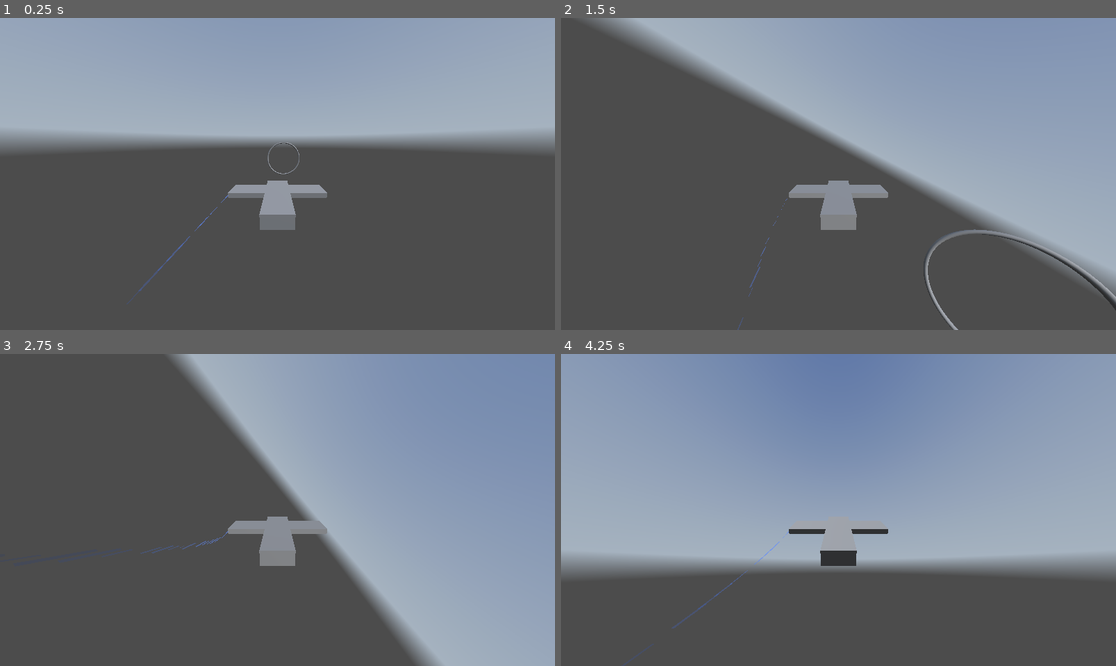
Above: before the commit, frames 1-4 (two rows, left to right).
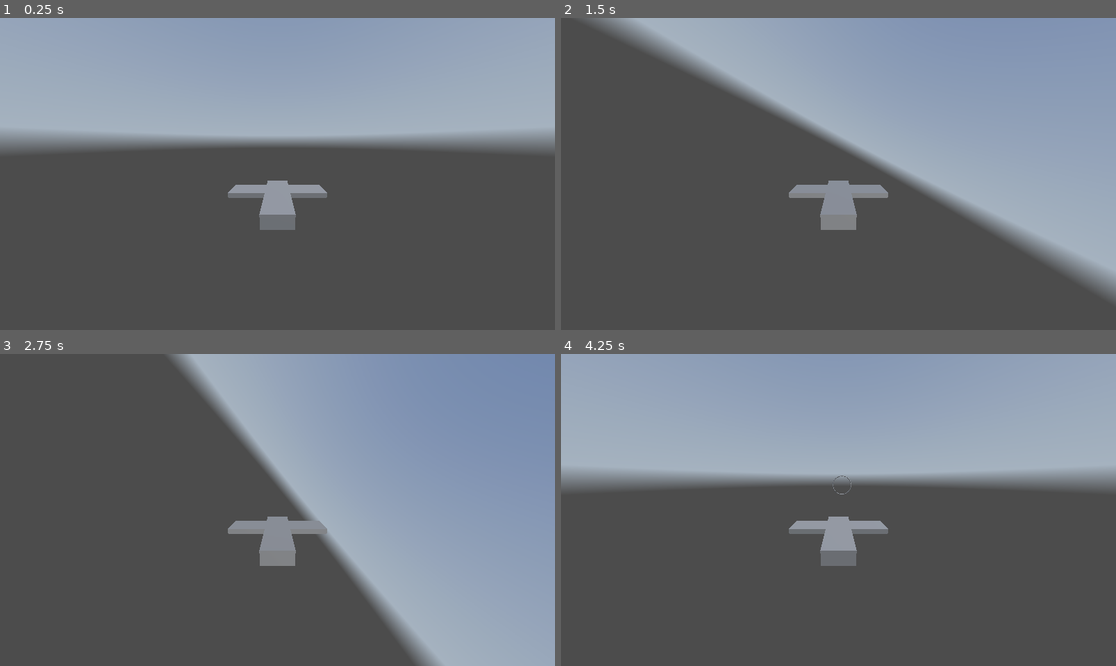
Above: after the commit, the same moments.

Repository: Smijj/GameJam-LocalMultiplayer
Game: Godot game, scene res://Scenes/Main.tscn
The game is run twice, just before and just after one commit, with the same random seed, the same clock (stepped at 60 frames per second) and the same inputs. A sky picture missing from this copy of the repository is replaced by a grey-blue gradient.
Inputs:
- Up to frame 1 (0.25 s): no input
- Up to frame 2 (1.5 s): hold W (p1_rudder_up) 0.53-1.28 s; hold Down (p2_rudder_down) 0.53-1.28 s; hold S (p1_rudder_down) from 1.28 s (still down); tap Up (p2_rudder_up) at 1.35 s
- Up to frame 3 (2.75 s): release S (p1_rudder_down) at 2.03 s; hold W (p1_rudder_up) from 2.03 s (still down); hold Down (p2_rudder_down) from 2.03 s (still down)
- Up to frame 4 (4.25 s): release Down (p2_rudder_down) at 2.78 s; tap Up (p2_rudder_up) at 2.85 s; tap Enter at 3.5 s; release W (p1_rudder_up) at 3.53 s; hold S (p1_rudder_down) from 3.53 s (still down); hold Down (p2_rudder_down) from 3.53 s (still down); tap P (ResetGame, bound only after the commit) at 4.15 s

The runs differ from the first frame. In frame 1, 0.1% of the frame differs, in the area x 22-54%, y 39-92%; in frame 2, 0.7%; in frame 3, less than 0.1%; in frame 4, 45%, in the area x 0-100%, y 0-88%.

Commit message:
+ Setup basic game loop + Found a cool trail addon and set that up

Diff:
--- /dev/null
+++ b/Gd.gameJam-localMultiplayer/Creative Assets/Materials/Mat_Trail2.tres
@@ -0,0 +1,7 @@
+[gd_resource type="StandardMaterial3D" format=3 uid="uid://baysit3xq4xpy"]
+
+[resource]
+transparency = 1
+cull_mode = 2
+shading_mode = 0
+vertex_color_use_as_albedo = true
--- /dev/null
+++ b/Gd.gameJam-localMultiplayer/Creative Assets/Materials/Mat_TrailEmitter.tres
@@ -0,0 +1,9 @@
+[gd_resource type="StandardMaterial3D" load_steps=2 format=3 uid="uid://dalimrei6uw8j"]
+
+[ext_resource type="Texture2D" uid="uid://cw4dovl1bspl7" path="res://addons/trailmesh/example/albedo.png" id="1_igpmp"]
+
+[resource]
+transparency = 1
+shading_mode = 0
+vertex_color_use_as_albedo = true
+albedo_texture = ExtResource("1_igpmp")
--- /dev/null
+++ b/Gd.gameJam-localMultiplayer/Prefabs/ParticleTrail.tscn
@@ -0,0 +1,30 @@
+[gd_scene load_steps=4 format=3 uid="uid://jwg0u7urck8e"]
+
+[ext_resource type="Material" uid="uid://dtv1vf6dfky1b" path="res://Creative Assets/Materials/Mat_Trail.tres" id="1_dqtx7"]
+
+[sub_resource type="QuadMesh" id="QuadMesh_ry242"]
+material = ExtResource("1_dqtx7")
+size = Vector2(0.02, 0.2)
+orientation = 1
+
+[sub_resource type="Gradient" id="Gradient_2vf2a"]
+offsets = PackedFloat32Array(0.231481, 1)
+colors = PackedColorArray(0.541176, 0.682353, 1, 0.533333, 0, 0, 0, 0)
+
+[node name="Particle_Trail" type="CPUParticles3D"]
+transform = Transform3D(1, 0, 0, 0, 1, 0, 0, 0, 1, -1.44075, 0, -0.185302)
+amount = 25
+lifetime = 0.5
+randomness = 0.08
+lifetime_randomness = 0.09
+local_coords = true
+mesh = SubResource("QuadMesh_ry242")
+direction = Vector3(0, 0, 1)
+spread = 1.0
+gravity = Vector3(0, 0, 0)
+initial_velocity_min = 5.0
+initial_velocity_max = 5.0
+scale_amount_min = 0.5
+scale_amount_max = 1.5
+color = Color(0.71043, 0.801597, 0.990616, 1)
+color_ramp = SubResource("Gradient_2vf2a")
--- a/Gd.gameJam-localMultiplayer/Scenes/Main.tscn
+++ b/Gd.gameJam-localMultiplayer/Scenes/Main.tscn
@@ -2,8 +2,8 @@
 
 [ext_resource type="Texture2D" uid="uid://beguu1e6gq37f" path="res://Creative Assets/Textures/AllSky_Space_AnotherPlanet Equirect.png" id="1_cx6ym"]
 [ext_resource type="Script" path="res://Scripts/PlayerCtrl.gd" id="1_itthj"]
-[ext_resource type="Script" path="res://Scripts/GoalsManager.gd" id="3_fl35k"]
-[ext_resource type="Material" uid="uid://dtv1vf6dfky1b" path="res://Creative Assets/Materials/Mat_Trail.tres" id="3_t6bsg"]
+[ext_resource type="Script" path="res://Scripts/FlightTrackCtrl.gd" id="3_fl35k"]
+[ext_resource type="Material" uid="uid://dalimrei6uw8j" path="res://Creative Assets/Materials/Mat_TrailEmitter.tres" id="4_mbak6"]
 [ext_resource type="PackedScene" uid="uid://b2m76kq7x8vxk" path="res://Prefabs/GoalGate.tscn" id="4_yjouq"]
 
 [sub_resource type="PanoramaSkyMaterial" id="PanoramaSkyMaterial_33lbm"]
@@ -21,14 +21,13 @@
 
 [sub_resource type="BoxMesh" id="BoxMesh_fe12d"]
 
-[sub_resource type="QuadMesh" id="QuadMesh_ry242"]
-material = ExtResource("3_t6bsg")
-size = Vector2(0.02, 0.2)
-orientation = 1
+[sub_resource type="Curve" id="Curve_huhpe"]
+_data = [Vector2(0, 1), 0.0, 0.0, 0, 0, Vector2(0.5625, 0), 0.749867, -3.10619, 0, 0]
+point_count = 2
 
-[sub_resource type="Gradient" id="Gradient_2vf2a"]
-offsets = PackedFloat32Array(0.231481, 1)
-colors = PackedColorArray(0.541176, 0.682353, 1, 0.533333, 0, 0, 0, 0)
+[sub_resource type="Gradient" id="Gradient_maqwg"]
+offsets = PackedFloat32Array(0, 0.454167, 1)
+colors = PackedColorArray(0.222736, 0.740458, 1, 1, 0.290746, 0.763168, 1, 0.9125, 1, 1, 1, 0)
 
 [sub_resource type="Curve3D" id="Curve3D_3od8c"]
 _data = {
@@ -68,26 +67,31 @@
 transform = Transform3D(1, 0, 0, 0, 0.965926, 0.258819, 0, -0.258819, 0.965926, 0, 1.5, 3)
 fov = 105.0
 
-[node name="Particle_Trail" type="CPUParticles3D" parent="CharacterBody3D"]
-transform = Transform3D(1, 0, 0, 0, 1, 0, 0, 0, 1, -1.44075, 0, -0.185302)
-amount = 25
-lifetime = 0.5
-randomness = 0.08
-lifetime_randomness = 0.09
-mesh = SubResource("QuadMesh_ry242")
-direction = Vector3(0, 0, 1)
-spread = 1.0
-gravity = Vector3(0, 0, 0)
-scale_amount_min = 0.5
-scale_amount_max = 1.5
-color = Color(0.71043, 0.801597, 0.990616, 1)
-color_ramp = SubResource("Gradient_2vf2a")
+[node name="TrailEmitter" type="TrailEmitter" parent="CharacterBody3D"]
+material = ExtResource("4_mbak6")
+curve = SubResource("Curve_huhpe")
+gradient = SubResource("Gradient_maqwg")
+num_points = 5
+noise_scale = 0.3
+size = 0.05
+update_interval = 0.05
+transform = Transform3D(1, 0, 0, 0, 1, 0, 0, 0, 1, -1.4174, -0.000353575, -0.218258)
 
-[node name="GoalsManager" type="Path3D" parent="."]
-transform = Transform3D(1, 0, 0, 0, 1, 0, 0, 0, 1, 0, 0, -31.1184)
+[node name="TrailEmitter2" type="TrailEmitter" parent="CharacterBody3D"]
+material = ExtResource("4_mbak6")
+curve = SubResource("Curve_huhpe")
+gradient = SubResource("Gradient_maqwg")
+num_points = 5
+noise_scale = 0.3
+size = 0.05
+update_interval = 0.05
+transform = Transform3D(1, 0, 0, 0, 1, 0, 0, 0, 1, 1.42241, -0.000353575, -0.229797)
+
+[node name="FlightTrack" type="Path3D" parent="."]
+transform = Transform3D(1, 0, 0, 0, 1, 0, 0, 0, 1, 0, 0, -32.362)
 curve = SubResource("Curve3D_3od8c")
 script = ExtResource("3_fl35k")
 _GoalGatePrefab = ExtResource("4_yjouq")
 
-[node name="GoalGate" parent="GoalsManager" instance=ExtResource("4_yjouq")]
+[node name="GoalGate" parent="FlightTrack" instance=ExtResource("4_yjouq")]
 visible = false
--- /dev/null
+++ b/Gd.gameJam-localMultiplayer/Scripts/FlightTrackCtrl.gd
@@ -0,0 +1,73 @@
+extends Path3D
+
+@export var _GoalGatePrefab: PackedScene
+
+var _CurrentGoal: GoalGate
+var _NextGoal: GoalGate
+@export var _CurrentGoalIndex: int = 0
+
+var _GoalGates:Array[GoalGate] = []
+
+func _ready() -> void:
+	SignalBus.StartGame.connect(_GameStart)
+
+func _GameStart() -> void:
+	# Clear any existing goals
+	if !_GoalGates.is_empty():
+		for gate in _GoalGates:
+			gate.queue_free()
+		_GoalGates.clear()
+
+	_SpawnGoals()
+	_CurrentGoalIndex = 0
+	_SetActiveGoal(_CurrentGoalIndex)
+
+## Iterate through the points of the curve and spawn goal gates that the
+## player has to fly through in order to complete the level
+func _SpawnGoals() -> void:
+	if curve.point_count <= 0: return
+
+	# Instantiate the goal gates
+	for index in curve.point_count:
+		var newGoalGate: GoalGate = _GoalGatePrefab.instantiate()
+		add_child(newGoalGate)
+		newGoalGate.global_position = global_position + curve.get_point_position(index)
+		newGoalGate.visible = false
+		_GoalGates.append(newGoalGate)
+
+	# Align the goal gates to look at each other
+	if _GoalGates.size() > 1:
+		for i in _GoalGates.size():
+			if i == 0:
+				_GoalGates[i].look_at(_GoalGates[i+1].global_position)
+				continue
+			_GoalGates[i].look_at(_GoalGates[i-1].global_position)
+
+func _SetActiveGoal(goalIndex:int) -> void:
+	if goalIndex < 0 || goalIndex >= _GoalGates.size(): return
+	_GoalGates[goalIndex].visible = true
+	_GoalGates[goalIndex].GoalReached.connect(_GoalReachedCallback)
+
+func _IncrementGoal() -> void:
+	if _CurrentGoalIndex < 0: return
+
+	# Final Goal reached
+	if _CurrentGoalIndex >= _GoalGates.size()-1:
+		print("Final Goal Reached")
+		_FinalGoalReached()
+		return
+
+	# Disconnect the current goal
+	_GoalGates[_CurrentGoalIndex].visible = false
+	_GoalGates[_CurrentGoalIndex].GoalReached.disconnect(_GoalReachedCallback)
+	_CurrentGoalIndex += 1
+
+	# Setup the next goal
+	_SetActiveGoal(_CurrentGoalIndex)
+
+func _GoalReachedCallback() -> void:
+	# Increment Goal
+	_IncrementGoal()
+
+func _FinalGoalReached() -> void:
+	GameManager.StartGame()
--- /dev/null
+++ b/Gd.gameJam-localMultiplayer/Scripts/GameManager.gd
@@ -0,0 +1,15 @@
+extends Node
+
+
+func _ready() -> void:
+	pass
+
+func _input(event: InputEvent) -> void:
+	if event.is_action("ResetGame"):
+		StartGame()
+
+func StartGame() -> void:
+	SignalBus.StartGame.emit()
+
+func EndGame() -> void:
+	pass
--- a/Gd.gameJam-localMultiplayer/Scripts/GoalGate.gd
+++ b/Gd.gameJam-localMultiplayer/Scripts/GoalGate.gd
@@ -4,15 +4,8 @@
 signal GoalReached
 var _LookatTarget:Node3D
 
-func _ready() -> void:
-	pass # Replace with function body.
-
-func _process(delta: float) -> void:
-	pass
-
 func _OnPlayerBodyEntered(body: Node3D) -> void:
 	GoalReached.emit()
 
-
 func AssignLookatTarget(targetPos:Vector3) -> void:
 	look_at(targetPos)
--- a/Gd.gameJam-localMultiplayer/Scripts/GoalsManager.gd
+++ /dev/null
@@ -1,61 +0,0 @@
-extends Path3D
-
-@export var _GoalGatePrefab: PackedScene
-
-var _CurrentGoal: GoalGate
-var _NextGoal: GoalGate
-@export var _CurrentGoalIndex: int = 0
-
-var _GoalGates:Array[GoalGate] = []
-
-func _ready() -> void:
-	_SpawnGoals()
-	_CurrentGoalIndex = 0
-	_SetActiveGoal(_CurrentGoalIndex)
-
-## Iterate through the points of the curve and spawn goal gates that the
-## player has to fly through in order to complete the level
-func _SpawnGoals() -> void:
-	if curve.point_count <= 0: return
-
-	# Instantiate the goal gates
-	for index in curve.point_count:
-		var newGoalGate: GoalGate = _GoalGatePrefab.instantiate()
-		add_child(newGoalGate)
-		newGoalGate.global_position = curve.get_point_position(index)
-		newGoalGate.visible = false
-		_GoalGates.append(newGoalGate)
-
-	# Align the goal gates to look at each other
-	if _GoalGates.size() > 1:
-		for i in _GoalGates.size():
-			if i == 0:
-				_GoalGates[i].look_at(_GoalGates[i+1].global_position)
-				continue
-			_GoalGates[i].look_at(_GoalGates[i-1].global_position)
-
-func _SetActiveGoal(goalIndex:int) -> void:
-	if goalIndex < 0 || goalIndex >= _GoalGates.size(): return
-	_GoalGates[goalIndex].visible = true
-	_GoalGates[goalIndex].GoalReached.connect(_GoalReachedCallback)
-
-func _IncrementGoal() -> void:
-	if _CurrentGoalIndex < 0: return
-
-	# Final Goal reached
-	if _CurrentGoalIndex >= _GoalGates.size()-1:
-		print("Final Goal Reached")
-		return
-
-	# Disconnect the current goal
-	_GoalGates[_CurrentGoalIndex].visible = false
-	_GoalGates[_CurrentGoalIndex].GoalReached.disconnect(_GoalReachedCallback)
-	_CurrentGoalIndex += 1
-
-	# Setup the next goal
-	_SetActiveGoal(_CurrentGoalIndex)
-
-func _GoalReachedCallback() -> void:
-	# Increment Goal
-	_IncrementGoal()
-	pass
--- a/Gd.gameJam-localMultiplayer/Scripts/PlayerCtrl.gd
+++ b/Gd.gameJam-localMultiplayer/Scripts/PlayerCtrl.gd
@@ -5,6 +5,13 @@
 @export var _DiveDegrees:float = 50
 @export var _BankingDegrees:float = 25
 @export var _BankingTiltSpeed:float = 2
+
+func _ready() -> void:
+	SignalBus.StartGame.connect(_GameStart)
+
+func _GameStart() -> void:
+	global_position = Vector3.ZERO
+	global_rotation = Vector3.ZERO
 
 func _physics_process(delta: float) -> void:
 	# Both inputs down - turn up
--- /dev/null
+++ b/Gd.gameJam-localMultiplayer/Scripts/SignalBus.gd
@@ -0,0 +1,3 @@
+extends Node
+
+signal StartGame()
--- a/Gd.gameJam-localMultiplayer/project.godot
+++ b/Gd.gameJam-localMultiplayer/project.godot
@@ -14,6 +14,11 @@
 run/main_scene="res://Scenes/Main.tscn"
 config/features=PackedStringArray("4.3", "Forward Plus")
 config/icon="res://icon.svg"
+
+[autoload]
+
+SignalBus="*res://Scripts/SignalBus.gd"
+GameManager="*res://Scripts/GameManager.gd"
 
 [editor]
 
@@ -42,6 +47,11 @@
 "events": [Object(InputEventKey,"resource_local_to_scene":false,"resource_name":"","device":-1,"window_id":0,"alt_press …(195 unchanged characters)…
 ]
 }
+ResetGame={
+"deadzone": 0.5,
+"events": [Object(InputEventKey,"resource_local_to_scene":false,"resource_name":"","device":-1,"window_id":0,"alt_pressed":false,"shift_pressed":false,"ctrl_pressed":false,"meta_pressed":false,"pressed":false,"keycode":0,"physical_keycode":80,"key_label":0,"unicode":112,"location":0,"echo":false,"script":null)
+]
+}
 
 [layer_names]
 
Not shown, added: Gd.gameJam-localMultiplayer/addons/trailmesh/example/Camera.gd
Not shown, added: Gd.gameJam-localMultiplayer/addons/trailmesh/example/ExampleScene.tscn
Binary file added: Gd.gameJam-localMultiplayer/addons/trailmesh/example/albedo.png
Not shown, added: Gd.gameJam-localMultiplayer/addons/trailmesh/example/albedo.png.import
Binary file added: Gd.gameJam-localMultiplayer/addons/trailmesh/example/normal.png
Not shown, added: Gd.gameJam-localMultiplayer/addons/trailmesh/example/normal.png.import
Not shown, added: Gd.gameJam-localMultiplayer/addons/trailmesh/icons/TrailEmitter.svg
Not shown, added: Gd.gameJam-localMultiplayer/addons/trailmesh/icons/TrailEmitter.svg.import
Not shown, added: Gd.gameJam-localMultiplayer/addons/trailmesh/bin/.gitignore
Not shown, added: Gd.gameJam-localMultiplayer/addons/trailmesh/bin/android/libtrailmesh.android.template_debug.arm32.so
Not shown, added: Gd.gameJam-localMultiplayer/addons/trailmesh/bin/android/libtrailmesh.android.template_debug.arm64.so
Not shown, added: Gd.gameJam-localMultiplayer/addons/trailmesh/bin/android/libtrailmesh.android.template_debug.x86_32.so
(and 22 more such lines)
